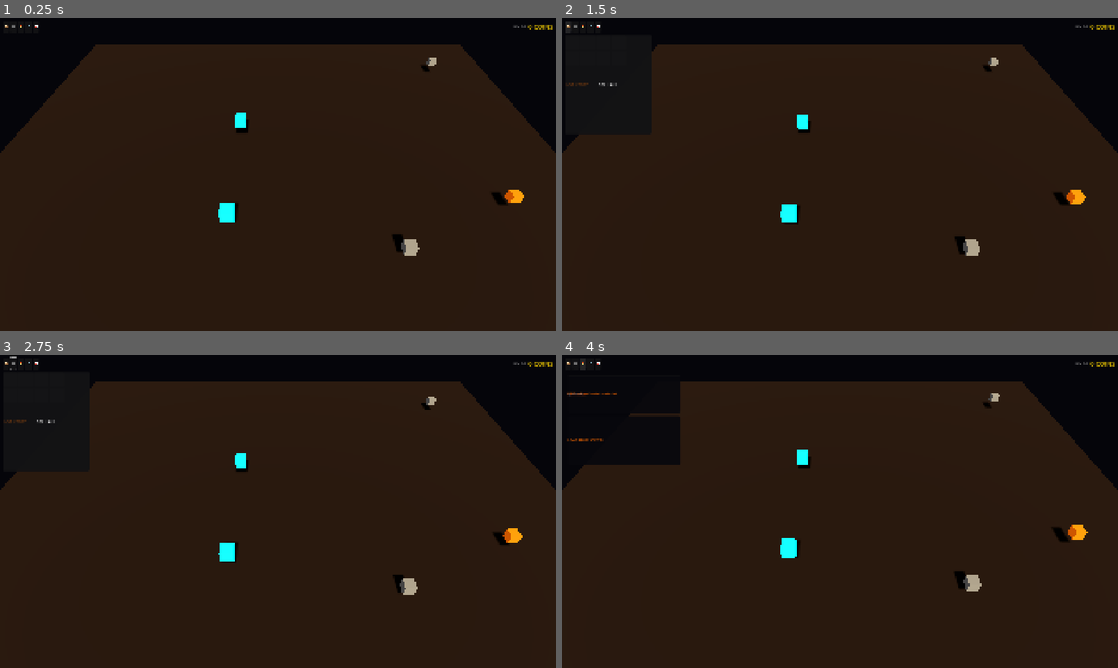
Above: before the commit, frames 1-4 (two rows, left to right).
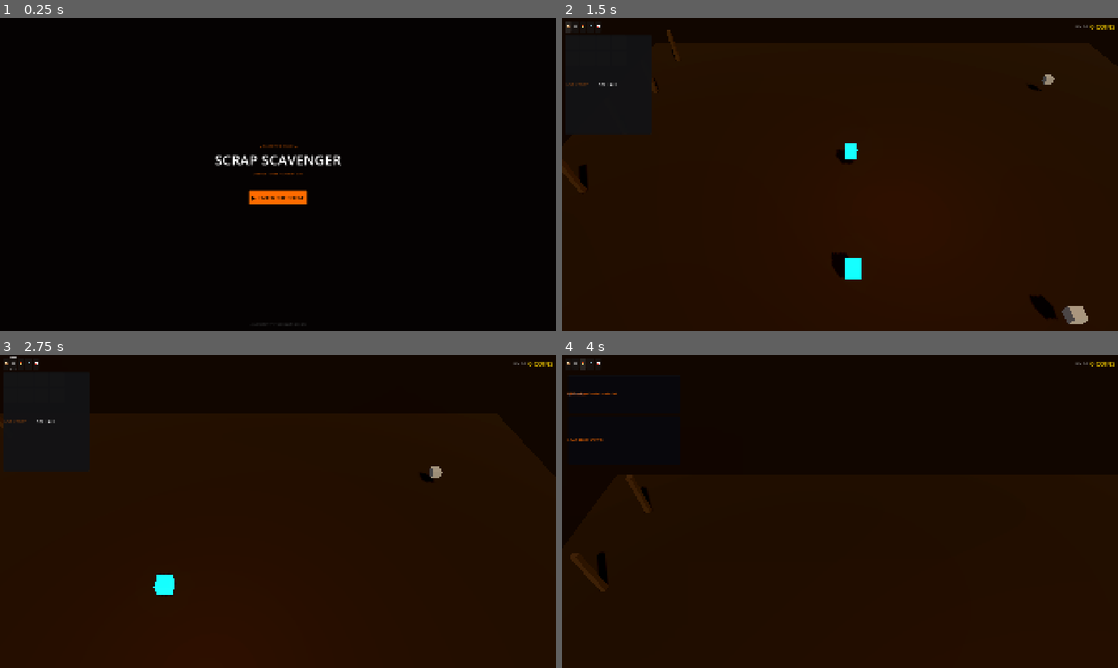
Above: after the commit, the same moments.

Repository: PrzemSas/scrap-scavenger
Game: Godot game, scene res://scenes/main/MainMenu.tscn
Two runs of this game, one before a commit and one after it. Both use one fixed random seed, a clock stepped at 60 frames per second and the inputs below. Before the commit the project starts from res://scenes/main/Main.tscn.
Inputs (mouse positions are in pixels of both pictures, inside the frame that each line leads up to):
- Up to frame 1 (0.25 s): no input
- Up to frame 2 (1.5 s): click (840, 196) at 0.5 s, where only the run after the commit has a clickable "▶ ENTER THE FORGE"; click "📦" at 1.25 s
- Up to frame 3 (2.75 s): move the mouse to (400, 495) at 2.02 s; hold Right (ui_right) from 2.03 s (still down); click (400, 495) at 2.17 s
- Up to frame 4 (4 s): release Right (ui_right) at 2.75 s; click "♻" at 2.75 s; click "🔥" at 3.5 s

The runs differ from the first frame. In frame 1, 85% of the frame differs, in the area x 0-100%, y 2-100%; in frame 2, 5.2%; in frame 3, 8.7%; in frame 4, 22%.

Commit message:
feat: Phase 4 — camera controls, environment, main menu, sound system

Diff:
--- a/project.godot
+++ b/project.godot
@@ -1,36 +1,24 @@
 ; Engine configuration file.
-; It's best edited using the editor UI and not directly,
-; since the parameters that go here are not all obvious.
-;
-; Format:
-;   [section] ; section goes between []
-;   param=value ; assign values to parameters
-
 config_version=5
 
-[animation]
-
-compatibility/default_parent_skeleton_in_mesh_instance_3d=true
-
 [application]
-
 config/name="Scrap Scavenger"
-run/main_scene="res://scenes/main/Main.tscn"
-config/features=PackedStringArray("4.6", "GL Compatibility")
+run/main_scene="res://scenes/main/MainMenu.tscn"
+config/features=PackedStringArray("4.4", "GL Compatibility")
 
 [autoload]
-
 GameManager="*res://scripts/autoload/GameManager.gd"
 SaveManager="*res://scripts/autoload/SaveManager.gd"
+AudioManager="*res://scripts/autoload/AudioManager.gd"
+SoundHooks="*res://scripts/autoload/SoundHooks.gd"
 
 [display]
-
 window/size/viewport_width=1920
 window/size/viewport_height=1080
 window/stretch/mode="canvas_items"
 window/stretch/aspect="expand"
 
 [rendering]
-
 renderer/rendering_method="gl_compatibility"
 renderer/rendering_method.mobile="gl_compatibility"
+environment/defaults/default_clear_color=Color(0.015, 0.01, 0.02, 1)
--- a/scenes/main/Main.tscn
+++ b/scenes/main/Main.tscn
@@ -1,48 +1,72 @@
-[gd_scene format=3 uid="uid://bxnfistv7p4lr"]
+[gd_scene load_steps=9 format=3]
 
-[ext_resource type="Script" uid="uid://dw5xpragiqh7i" path="res://scripts/SpawnManager.gd" id="1"]
+[ext_resource type="Script" path="res://scripts/SpawnManager.gd" id="1"]
 [ext_resource type="PackedScene" path="res://scenes/ui/HUD.tscn" id="2"]
-[ext_resource type="Script" uid="uid://dluj4316cebg" path="res://scripts/AutoCollector.gd" id="3"]
-
-[sub_resource type="Environment" id="Environment_1"]
-background_mode = 1
-background_color = Color(0.02, 0.02, 0.04, 1)
-ambient_light_source = 2
-ambient_light_color = Color(0.15, 0.1, 0.05, 1)
-ambient_light_energy = 0.3
+[ext_resource type="Script" path="res://scripts/AutoCollector.gd" id="3"]
+[ext_resource type="Script" path="res://scripts/CameraController.gd" id="4"]
+[ext_resource type="PackedScene" path="res://scenes/objects/EnvironmentProps.tscn" id="5"]
 
 [sub_resource type="PlaneMesh" id="PlaneMesh_1"]
-size = Vector2(20, 20)
+size = Vector2(24, 24)
 
-[sub_resource type="StandardMaterial3D" id="StandardMaterial3D_1"]
-albedo_color = Color(0.176, 0.094, 0.063, 1)
-roughness = 0.9
+[sub_resource type="StandardMaterial3D" id="GroundMat"]
+albedo_color = Color(0.14, 0.08, 0.04, 1)
+roughness = 0.95
+metallic = 0.05
 
-[node name="Main" type="Node3D" unique_id=1474417504]
+[sub_resource type="Environment" id="Env_1"]
+background_mode = 1
+background_color = Color(0.015, 0.01, 0.02, 1)
+ambient_light_source = 2
+ambient_light_color = Color(0.12, 0.08, 0.04, 1)
+ambient_light_energy = 0.4
+glow_enabled = true
+glow_intensity = 0.3
+glow_bloom = 0.1
+fog_enabled = true
+fog_light_color = Color(0.1, 0.06, 0.02, 1)
+fog_density = 0.01
+fog_aerial_perspective = 0.3
 
-[node name="Camera3D" type="Camera3D" parent="." unique_id=759666127]
+[node name="Main" type="Node3D"]
+
+[node name="Camera3D" type="Camera3D" parent="."]
 transform = Transform3D(1, 0, 0, 0, 0.707107, 0.707107, 0, -0.707107, 0.707107, 0, 8, 8)
 fov = 50.0
+script = ExtResource("4")
 
-[node name="DirectionalLight3D" type="DirectionalLight3D" parent="." unique_id=1394385603]
-transform = Transform3D(1, 0, 0, 0, 0.707107, 0.707107, 0, -0.707107, 0.707107, 0, 10, 0)
-light_color = Color(1, 0.9, 0.7, 1)
-light_energy = 0.8
+[node name="DirectionalLight3D" type="DirectionalLight3D" parent="."]
+transform = Transform3D(0.866, -0.354, 0.354, 0, 0.707, 0.707, -0.5, -0.612, 0.612, 5, 12, 5)
+light_color = Color(1, 0.85, 0.6, 1)
+light_energy = 0.7
 shadow_enabled = true
 
-[node name="WorldEnvironment" type="WorldEnvironment" parent="." unique_id=598944826]
-environment = SubResource("Environment_1")
+[node name="FillLight" type="DirectionalLight3D" parent="."]
+transform = Transform3D(0.866, 0.354, -0.354, 0, 0.707, 0.707, 0.5, -0.612, 0.612, -5, 8, -5)
+light_color = Color(0.3, 0.4, 0.6, 1)
+light_energy = 0.2
 
-[node name="Ground" type="MeshInstance3D" parent="." unique_id=653792590]
+[node name="PointLight" type="OmniLight3D" parent="."]
+transform = Transform3D(1, 0, 0, 0, 1, 0, 0, 0, 1, 0, 3, 0)
+light_color = Color(1, 0.5, 0.1, 1)
+light_energy = 0.5
+omni_range = 12.0
+
+[node name="WorldEnvironment" type="WorldEnvironment" parent="."]
+environment = SubResource("Env_1")
+
+[node name="Ground" type="MeshInstance3D" parent="."]
 mesh = SubResource("PlaneMesh_1")
-surface_material_override/0 = SubResource("StandardMaterial3D_1")
+surface_material_override/0 = SubResource("GroundMat")
 
-[node name="SpawnManager" type="Node3D" parent="." unique_id=1190492722]
+[node name="EnvironmentProps" parent="." instance=ExtResource("5")]
+
+[node name="SpawnManager" type="Node3D" parent="."]
 script = ExtResource("1")
 
-[node name="AutoCollector" type="Node3D" parent="." unique_id=2035272545]
+[node name="AutoCollector" type="Node3D" parent="."]
 script = ExtResource("3")
 
-[node name="CanvasLayer" type="CanvasLayer" parent="." unique_id=1492999983]
+[node name="CanvasLayer" type="CanvasLayer" parent="."]
 
-[node name="HUD" parent="CanvasLayer" unique_id=38931074 instance=ExtResource("2")]
+[node name="HUD" parent="CanvasLayer" instance=ExtResource("2")]
--- /dev/null
+++ b/scenes/main/MainMenu.tscn
@@ -0,0 +1,91 @@
+[gd_scene load_steps=3 format=3]
+
+[ext_resource type="Script" path="res://scripts/MainMenu.gd" id="1"]
+
+[sub_resource type="StyleBoxFlat" id="BtnStyle"]
+bg_color = Color(1, 0.42, 0, 1)
+corner_radius_top_left = 4
+corner_radius_top_right = 4
+corner_radius_bottom_right = 4
+corner_radius_bottom_left = 4
+
+[node name="MainMenu" type="Control"]
+layout_mode = 3
+anchors_preset = 15
+anchor_right = 1.0
+anchor_bottom = 1.0
+script = ExtResource("1")
+
+[node name="BG" type="ColorRect" parent="."]
+layout_mode = 1
+anchors_preset = 15
+anchor_right = 1.0
+anchor_bottom = 1.0
+color = Color(0.02, 0.01, 0.01, 1)
+
+[node name="VBox" type="VBoxContainer" parent="."]
+layout_mode = 1
+anchors_preset = 8
+anchor_left = 0.5
+anchor_top = 0.5
+anchor_right = 0.5
+anchor_bottom = 0.5
+offset_left = -200.0
+offset_top = -120.0
+offset_right = 200.0
+offset_bottom = 120.0
+grow_horizontal = 2
+grow_vertical = 2
+alignment = 1
+
+[node name="Forge" type="Label" parent="VBox"]
+layout_mode = 2
+theme_override_colors/font_color = Color(1, 0.42, 0, 0.4)
+theme_override_font_sizes/font_size = 12
+text = "◆ DUMPSTER FORGE ◆"
+horizontal_alignment = 1
+
+[node name="Title" type="Label" parent="VBox"]
+layout_mode = 2
+theme_override_colors/font_color = Color(1, 1, 1, 1)
+theme_override_font_sizes/font_size = 48
+text = "SCRAP SCAVENGER"
+horizontal_alignment = 1
+
+[node name="Subtitle" type="Label" parent="VBox"]
+layout_mode = 2
+theme_override_colors/font_color = Color(1, 0.42, 0, 0.6)
+theme_override_font_sizes/font_size = 14
+text = "Collect • Sort • Smelt • Sell"
+horizontal_alignment = 1
+
+[node name="Spacer" type="Control" parent="VBox"]
+layout_mode = 2
+custom_minimum_size = Vector2(0, 40)
+
+[node name="PlayBtn" type="Button" parent="VBox"]
+layout_mode = 2
+custom_minimum_size = Vector2(200, 50)
+size_flags_horizontal = 4
+theme_override_colors/font_color = Color(0, 0, 0, 1)
+theme_override_font_sizes/font_size = 18
+theme_override_styles/normal = SubResource("BtnStyle")
+theme_override_styles/hover = SubResource("BtnStyle")
+text = "▶  ENTER THE FORGE"
+
+[node name="Version" type="Label" parent="."]
+layout_mode = 1
+anchors_preset = 7
+anchor_left = 0.5
+anchor_top = 1.0
+anchor_right = 0.5
+anchor_bottom = 1.0
+offset_left = -200.0
+offset_top = -30.0
+offset_right = 200.0
+grow_horizontal = 2
+grow_vertical = 0
+theme_override_colors/font_color = Color(0.2, 0.2, 0.2, 1)
+theme_override_font_sizes/font_size = 10
+text = "v0.4 PROTOTYPE"
+horizontal_alignment = 1
--- /dev/null
+++ b/scenes/objects/EnvironmentProps.tscn
@@ -0,0 +1,60 @@
+[gd_scene load_steps=5 format=3]
+
+[sub_resource type="BoxMesh" id="FenceMesh"]
+size = Vector3(0.15, 1.5, 0.15)
+
+[sub_resource type="StandardMaterial3D" id="FenceMat"]
+albedo_color = Color(0.3, 0.2, 0.1, 1)
+roughness = 0.95
+
+[sub_resource type="CylinderMesh" id="BarrelMesh"]
+top_radius = 0.4
+bottom_radius = 0.45
+height = 0.9
+radial_segments = 12
+
+[sub_resource type="StandardMaterial3D" id="BarrelMat"]
+albedo_color = Color(0.35, 0.15, 0.05, 1)
+roughness = 0.9
+
+[node name="EnvironmentProps" type="Node3D"]
+
+[node name="FencePost1" type="MeshInstance3D" parent="."]
+transform = Transform3D(1, 0, 0, 0, 1, 0, 0, 0, 1, -10, 0.75, -10)
+mesh = SubResource("FenceMesh")
+surface_material_override/0 = SubResource("FenceMat")
+
+[node name="FencePost2" type="MeshInstance3D" parent="."]
+transform = Transform3D(1, 0, 0, 0, 1, 0, 0, 0, 1, -10, 0.75, -7)
+mesh = SubResource("FenceMesh")
+surface_material_override/0 = SubResource("FenceMat")
+
+[node name="FencePost3" type="MeshInstance3D" parent="."]
+transform = Transform3D(1, 0, 0, 0, 1, 0, 0, 0, 1, -10, 0.75, -4)
+mesh = SubResource("FenceMesh")
+surface_material_override/0 = SubResource("FenceMat")
+
+[node name="FencePost4" type="MeshInstance3D" parent="."]
+transform = Transform3D(1, 0, 0, 0, 1, 0, 0, 0, 1, -10, 0.75, -1)
+mesh = SubResource("FenceMesh")
+surface_material_override/0 = SubResource("FenceMat")
+
+[node name="FencePost5" type="MeshInstance3D" parent="."]
+transform = Transform3D(1, 0, 0, 0, 1, 0, 0, 0, 1, -10, 0.75, 2)
+mesh = SubResource("FenceMesh")
+surface_material_override/0 = SubResource("FenceMat")
+
+[node name="Barrel1" type="MeshInstance3D" parent="."]
+transform = Transform3D(1, 0, 0, 0, 1, 0, 0, 0, 1, 9, 0.45, 8)
+mesh = SubResource("BarrelMesh")
+surface_material_override/0 = SubResource("BarrelMat")
+
+[node name="Barrel2" type="MeshInstance3D" parent="."]
+transform = Transform3D(1, 0, 0, 0, 0.96, 0.26, 0, -0.26, 0.96, 8, 0.4, 7.5)
+mesh = SubResource("BarrelMesh")
+surface_material_override/0 = SubResource("BarrelMat")
+
+[node name="Barrel3" type="MeshInstance3D" parent="."]
+transform = Transform3D(1, 0, 0, 0, 1, 0, 0, 0, 1, -8, 0.45, 7)
+mesh = SubResource("BarrelMesh")
+surface_material_override/0 = SubResource("BarrelMat")
--- /dev/null
+++ b/scripts/CameraController.gd
@@ -0,0 +1,62 @@
+extends Camera3D
+
+const ZOOM_SPEED: float = 0.5
+const ZOOM_MIN: float = 4.0
+const ZOOM_MAX: float = 16.0
+const PAN_SPEED: float = 10.0
+const PAN_EDGE: float = 50.0  # pixels from screen edge
+
+var _zoom_level: float = 8.0
+var _target_pos: Vector3 = Vector3.ZERO
+
+func _ready() -> void:
+	_update_camera()
+
+func _unhandled_input(event: InputEvent) -> void:
+	# Scroll to zoom
+	if event is InputEventMouseButton:
+		if event.button_index == MOUSE_BUTTON_WHEEL_UP:
+			_zoom_level = max(_zoom_level - ZOOM_SPEED, ZOOM_MIN)
+			_update_camera()
+		elif event.button_index == MOUSE_BUTTON_WHEEL_DOWN:
+			_zoom_level = min(_zoom_level + ZOOM_SPEED, ZOOM_MAX)
+			_update_camera()
+
+func _process(delta: float) -> void:
+	# Edge panning
+	var vp = get_viewport().get_visible_rect().size
+	var mouse = get_viewport().get_mouse_position()
+	var pan = Vector3.ZERO
+	if mouse.x < PAN_EDGE:
+		pan.x -= 1.0
+	elif mouse.x > vp.x - PAN_EDGE:
+		pan.x += 1.0
+	if mouse.y < PAN_EDGE:
+		pan.z -= 1.0
+	elif mouse.y > vp.y - PAN_EDGE:
+		pan.z += 1.0
+	if pan != Vector3.ZERO:
+		_target_pos += pan.normalized() * PAN_SPEED * delta
+		_target_pos.x = clamp(_target_pos.x, -10, 10)
+		_target_pos.z = clamp(_target_pos.z, -10, 10)
+		_update_camera()
+	# WASD pan
+	var kb_pan = Vector3.ZERO
+	if Input.is_action_pressed("ui_left"):
+		kb_pan.x -= 1
+	if Input.is_action_pressed("ui_right"):
+		kb_pan.x += 1
+	if Input.is_action_pressed("ui_up"):
+		kb_pan.z -= 1
+	if Input.is_action_pressed("ui_down"):
+		kb_pan.z += 1
+	if kb_pan != Vector3.ZERO:
+		_target_pos += kb_pan.normalized() * PAN_SPEED * delta
+		_target_pos.x = clamp(_target_pos.x, -10, 10)
+		_target_pos.z = clamp(_target_pos.z, -10, 10)
+		_update_camera()
+
+func _update_camera() -> void:
+	var offset = Vector3(0, _zoom_level, _zoom_level)
+	position = _target_pos + offset
+	look_at(_target_pos, Vector3.UP)
--- /dev/null
+++ b/scripts/MainMenu.gd
@@ -0,0 +1,24 @@
+extends Control
+
+@onready var title_label: Label = $VBox/Title
+@onready var sub_label: Label = $VBox/Subtitle
+@onready var play_btn: Button = $VBox/PlayBtn
+@onready var version_label: Label = $Version
+
+var _flicker_timer: float = 0.0
+
+func _ready() -> void:
+	play_btn.pressed.connect(_on_play)
+	version_label.text = "v0.4 PROTOTYPE // GORBAGANA CHAIN"
+
+func _process(delta: float) -> void:
+	_flicker_timer += delta
+	# Title flicker effect
+	if fmod(_flicker_timer, 4.0) > 3.8:
+		title_label.modulate.a = randf_range(0.7, 1.0)
+	else:
+		title_label.modulate.a = 1.0
+
+func _on_play() -> void:
+	AudioManager.play_click()
+	get_tree().change_scene_to_file("res://scenes/main/Main.tscn")
--- a/scripts/ScrapItem.gd
+++ b/scripts/ScrapItem.gd
@@ -12,19 +12,13 @@
 	_initial_y = position.y
 	var mesh = $MeshInstance3D
 	var mat = StandardMaterial3D.new()
-	var colors = [
-		Color("#888888"),
-		Color("#ff6a00"),
-		Color("#00e5ff"),
-		Color("#FFD700"),
-	]
+	var colors = [Color("#888888"), Color("#ff6a00"), Color("#00e5ff"), Color("#FFD700")]
 	var rarity = data.get("rarity", 0)
 	mat.albedo_color = colors[rarity]
 	mat.emission_enabled = true
 	mat.emission = colors[rarity]
 	mat.emission_energy_multiplier = 0.5 + rarity * 0.3
 	mesh.material_override = mat
-	# Scale rare items slightly bigger
 	if rarity >= 2:
 		mesh.scale = Vector3(1.3, 1.3, 1.3)
 	if rarity >= 3:
@@ -33,7 +27,6 @@
 func _process(delta: float) -> void:
 	_bob_time += delta
 	position.y = _initial_y + 0.5 + sin(_bob_time * 2.0) * 0.1
-	# Legendary slow rotation
 	if scrap_data.get("rarity", 0) >= 3:
 		rotation.y += delta * 1.5
 
@@ -43,12 +36,13 @@
 
 func collect() -> void:
 	var value = scrap_data.get("value", 1) * GameManager.click_power
-	# Add to inventory
 	for i in GameManager.click_power:
 		if GameManager.inventory.size() < GameManager.max_slots:
 			GameManager.add_to_inventory(scrap_data.duplicate())
 	GameManager.add_coins(value)
-	# Spawn sparks
+	# Sound
+	AudioManager.play_collect()
+	# Sparks
 	var sparks = SPARKS_SCENE.instantiate()
 	sparks.position = global_position
 	var rarity = scrap_data.get("rarity", 0)
@@ -56,12 +50,10 @@
 	sparks.color = colors[rarity]
 	sparks.emitting = true
 	get_tree().current_scene.add_child(sparks)
-	# Auto-remove sparks
 	get_tree().create_timer(1.0).timeout.connect(sparks.queue_free)
-	# Spawn coin popup
+	# Popup
 	var popup = POPUP_SCENE.instantiate()
 	popup.position = global_position + Vector3(0, 1, 0)
 	popup.setup(value, colors[rarity])
 	get_tree().current_scene.add_child(popup)
-	# Remove self
 	queue_free()
--- /dev/null
+++ b/scripts/autoload/AudioManager.gd
@@ -0,0 +1,78 @@
+extends Node
+
+var _players: Array[AudioStreamPlayer] = []
+const POOL_SIZE: int = 8
+
+# Procedural beep generator for placeholder sounds
+func _ready() -> void:
+	for i in POOL_SIZE:
+		var p = AudioStreamPlayer.new()
+		p.bus = "Master"
+		add_child(p)
+		_players.append(p)
+
+func play_collect() -> void:
+	_play_beep(800.0, 0.08)
+
+func play_sell() -> void:
+	_play_beep(1200.0, 0.1)
+	# Double beep
+	get_tree().create_timer(0.12).timeout.connect(func(): _play_beep(1600.0, 0.08))
+
+func play_sort_correct() -> void:
+	_play_beep(1000.0, 0.06)
+	get_tree().create_timer(0.08).timeout.connect(func(): _play_beep(1400.0, 0.06))
+
+func play_sort_wrong() -> void:
+	_play_beep(200.0, 0.15)
+
+func play_smelt_done() -> void:
+	_play_beep(600.0, 0.05)
+	get_tree().create_timer(0.07).timeout.connect(func(): _play_beep(900.0, 0.05))
+	get_tree().create_timer(0.14).timeout.connect(func(): _play_beep(1200.0, 0.08))
+
+func play_upgrade() -> void:
+	_play_beep(500.0, 0.06)
+	get_tree().create_timer(0.1).timeout.connect(func(): _play_beep(700.0, 0.06))
+	get_tree().create_timer(0.2).timeout.connect(func(): _play_beep(1000.0, 0.1))
+
+func play_error() -> void:
+	_play_beep(150.0, 0.2)
+
+func play_achievement() -> void:
+	_play_beep(800.0, 0.06)
+	get_tree().create_timer(0.1).timeout.connect(func(): _play_beep(1000.0, 0.06))
+	get_tree().create_timer(0.2).timeout.connect(func(): _play_beep(1200.0, 0.06))
+	get_tree().create_timer(0.3).timeout.connect(func(): _play_beep(1600.0, 0.12))
+
+func play_prestige() -> void:
+	for i in 6:
+		var freq = 400.0 + i * 200.0
+		get_tree().create_timer(i * 0.15).timeout.connect(func(): _play_beep(freq, 0.1))
+
+func play_click() -> void:
+	_play_beep(600.0, 0.03)
+
+func _play_beep(freq: float, duration: float) -> void:
+	var sample_rate = 22050.0
+	var samples = int(sample_rate * duration)
+	var audio = AudioStreamWAV.new()
+	audio.format = AudioStreamWAV.FORMAT_8_BITS
+	audio.mix_rate = int(sample_rate)
+	audio.stereo = false
+	var data = PackedByteArray()
+	data.resize(samples)
+	for i in samples:
+		var t = float(i) / sample_rate
+		var envelope = 1.0 - (t / duration)  # Linear fade
+		var wave = sin(t * freq * TAU) * envelope
+		data[i] = int((wave * 0.5 + 0.5) * 255)
+	audio.data = data
+	for p in _players:
+		if not p.playing:
+			p.stream = audio
+			p.volume_db = -12.0
+			p.play()
+			return
+	_players[0].stream = audio
+	_players[0].play()
--- /dev/null
+++ b/scripts/autoload/SoundHooks.gd
@@ -0,0 +1,11 @@
+extends Node
+
+func _ready() -> void:
+	GameManager.upgrade_purchased.connect(func(_id): AudioManager.play_upgrade())
+	GameManager.achievement_unlocked.connect(func(_id): AudioManager.play_achievement())
+	GameManager.prestige_done.connect(func(_t): AudioManager.play_prestige())
+	GameManager.notification.connect(_on_notif)
+
+func _on_notif(msg: String) -> void:
+	if "Wrong" in msg or "full" in msg:
+		AudioManager.play_error()
